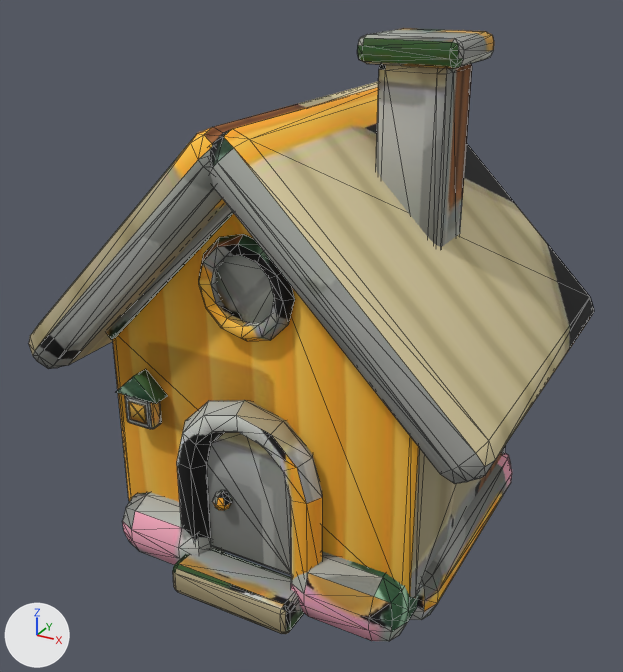
A saved change to the glTF model assets/props/_exp/models/hut_2/hut_2_mid.glb.
The view is the same before and after, from a camera (50 mm lens) standing at (1.16, -2.197, 1.742) and looking at (-0.012, -0.066, 0.676). Arrows for +X, +Y and +Z are at lower left; the lights stay in place. The older version comes first. Mesh edges are drawn as thin lines. Vertices at exactly the same position are counted once.

The older version as bpy lines, for what is in view:
```python
me_body = bpy.data.meshes.new('body')
me_body.from_pydata(...)  # 1134 vertices, 2172 faces; spans x -0.71..0.71, y -0.59..0.58, z 0.0..1.56
me_body.materials.append(mat_hut_2_mid_baked)  # picture img_hut_2_tex
ob_hut_2 = bpy.data.objects.new('hut_2', me_body)
ob_hut_2.location = (0.0, 0.0, 0.0)
```
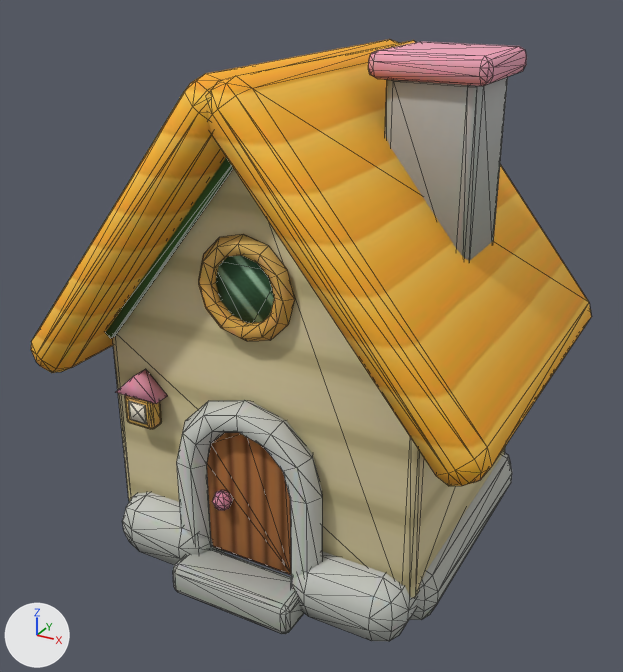
Scene script edits in JSON lines:
```json
{"block": "me_body", "where": "# used by ob_hut_2; location = (0.0, 0.0, 0.0)"}
{"op": "remove", "block": "me_body", "code": "me_body.from_pydata(...)  # 1134 vertices, 2172 faces; spans x -0.71..0.71, y -0.59..0.58, z 0.0..1.56"}
{"op": "add", "block": "me_body", "code": "me_body.from_pydata(...)  # 1134 vertices, 2172 faces; spans x -0.71..0.71, y -0.59..0.58, z 0.0..1.52"}
{"block": "me_body", "change": "me_body part 1: the loose piece of 56 vertices spanning x -0.71..0.05, y -0.58..0.58, z 0.61..1.38 is multiplied about its middle by the matrix ((1.037, 0.0, -0.064), (0.0, 1.0, 0.0), (0.159, 0.0, 1.047)), then moved by (0.0, 0.0, 0.05)"}
{"block": "me_body", "change": "me_body part 2: the loose piece of 56 vertices spanning x -0.05..0.71, y -0.58..0.58, z 0.61..1.38 is multiplied about its middle by the matrix ((1.037, 0.0, 0.064), (0.0, 1.0, 0.0), (-0.159, 0.0, 1.047)), then moved by (0.0, 0.0, 0.05)"}
{"block": "me_body", "change": "me_body part 3: the loose piece of 56 vertices spanning x 0.2..0.4, y -0.12..0.08, z 0.85..1.51 is scaled about its middle by (1.36, 1.36, 0.84), then moved by (0.04, 0.06, 0.02)"}
{"block": "me_body", "change": "me_body part 4: the loose piece of 56 vertices spanning x 0.16..0.44, y -0.16..0.12, z 1.5..1.56 is scaled about its middle by (1.2, 1.2, 1), then moved by (0.04, 0.06, -0.04)"}
{"block": "me_body", "change": "me_body part 5: all 22 vertices in x -0.02..0.02, y -0.45..0.43, z 1.19..1.23 are moved by (0.0, 0.0, 0.12)"}
{"block": "me_body", "change": "me_body part 6: 2171 kept faces spanning x -0.71..0.71, y -0.59..0.58, z 0.0..1.52 get new texture (UV) coordinates"}
```

Where the change shows, as pixel boxes (x1, y1, x2, y2) in the pictures (623 x 672 px; the box of a moved part takes in the faces that stretch with it):
```json
{"object": "hut_2", "change": "reshaped", "before": [28, 28, 594, 641], "after": [31, 39, 592, 641]}
{"part": 1, "of": "me_body", "change": "moved or reshaped", "before": [28, 81, 379, 369], "after": [31, 39, 398, 373]}
{"part": 2, "of": "me_body", "change": "moved or reshaped", "before": [210, 87, 594, 484], "after": [208, 40, 592, 486]}
{"part": 3, "of": "me_body", "change": "moved or reshaped", "before": [376, 64, 472, 247], "after": [385, 77, 508, 260]}
{"part": 4, "of": "me_body", "change": "moved or reshaped", "before": [357, 28, 494, 69], "after": [368, 42, 527, 86]}
{"part": 5, "of": "me_body", "change": "moved or reshaped", "before": [106, 204, 410, 584], "after": [105, 158, 410, 584]}
{"part": 6, "of": "me_body", "change": "surface changed", "before": [28, 28, 594, 641], "after": [31, 39, 592, 641]}
```
